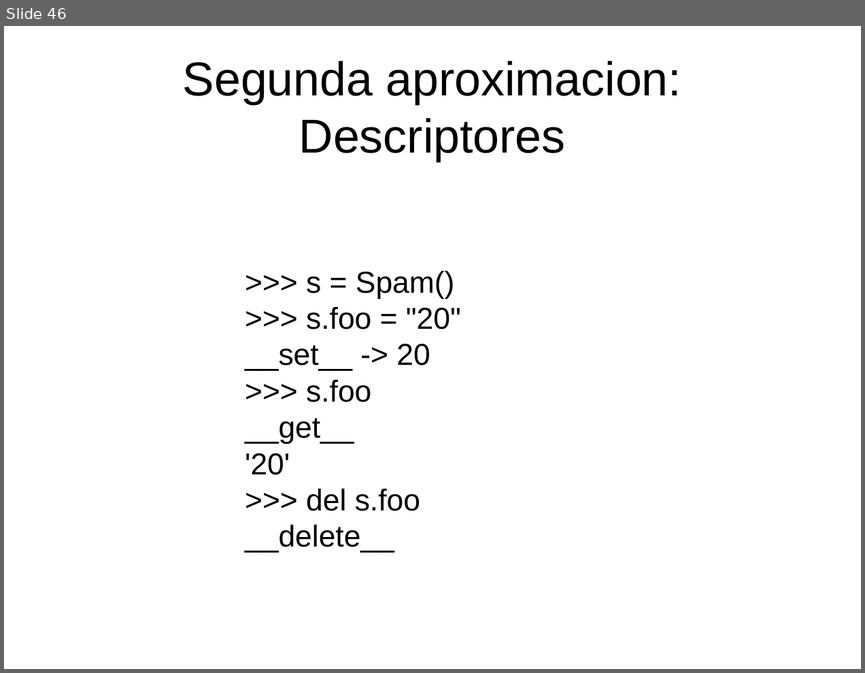
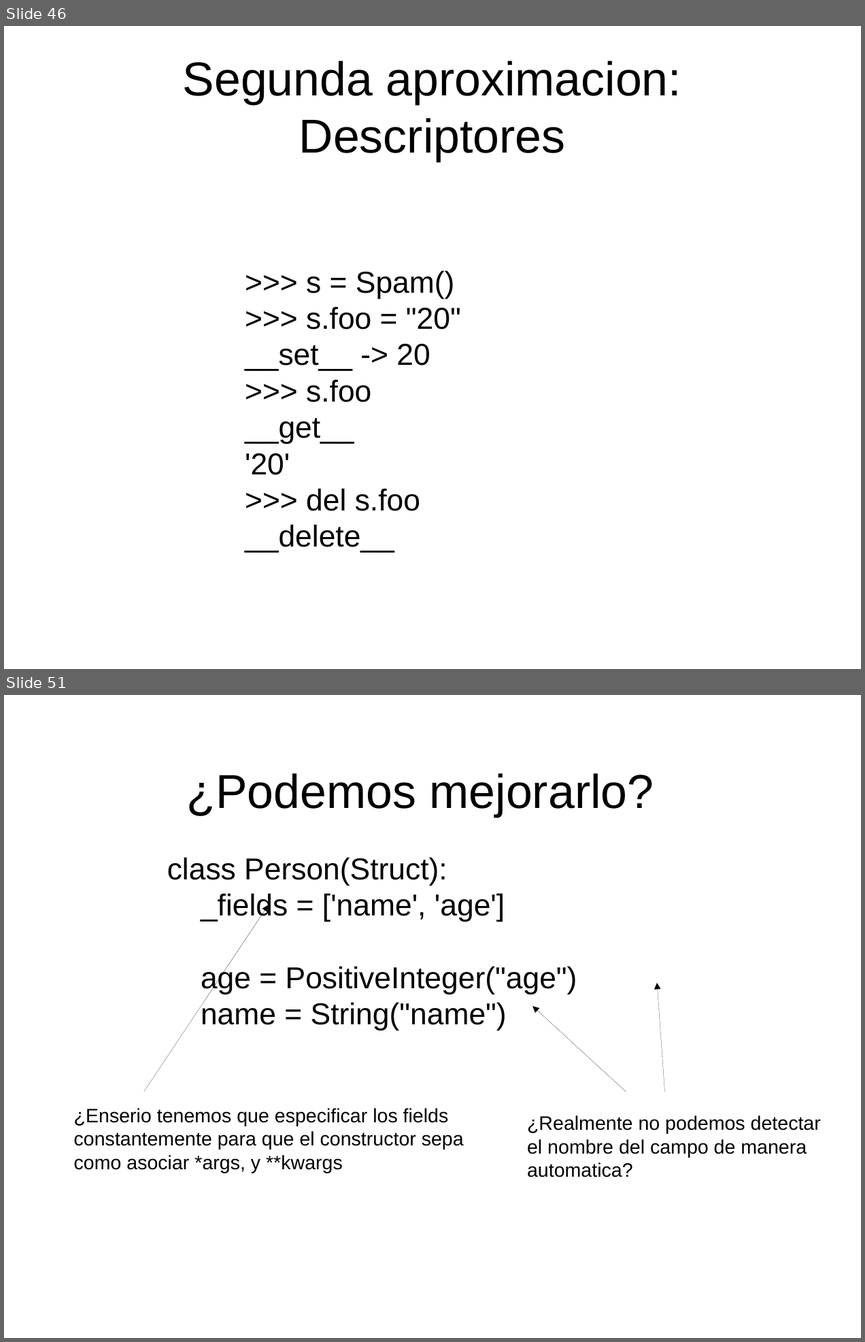
Before and after one commit to niwinz/niwi-slides, a slide deck: meta-py3/slides.odp. Shown one above the other, each under a label of ours: slide 46 before the commit, slides 46 and 51 after it; the slides between them are not shown. The pictures are 865x673 and 865x1342 pixels, drawn with LibreOffice and Linux fonts; fonts in the diff are those of the drawing. Boxes give left, top, right and bottom in pixels: in the first picture for what was removed or moved away, otherwise in the second. Text is boxed around its words. In the diff, an @@ line names an element or a change of style, - is before the commit and + after.

```diff
--- a/meta-py3/slides.odp
+++ b/meta-py3/slides.odp
@@ slide 51 added at [4, 695, 861, 1338], background #FFFFFF @@
@@ title added at [187, 773, 654, 817], 44 pt, text #000000 @@
+¿Podemos mejorarlo?
@@ text added at [167, 857, 577, 1030], 28 pt, text #000000 @@
+class Person(Struct):
+_fields = ['name', 'age']
+age = PositiveInteger("age")
+name = String("name")
@@ arrow added from (144, 1091) to (269, 905), #000000 0 pt @@
@@ arrow added from (665, 1091) to (657, 983), #000000 0 pt @@
@@ arrow added from (626, 1091) to (532, 1006), #000000 0 pt @@
@@ text added at [74, 1108, 464, 1172], 18 pt, text #000000 @@
+¿Enserio tenemos que especificar los fields
+constantemente para que el constructor sepa
+como asociar *args, y **kwargs
@@ text added at [527, 1115, 821, 1177], 18 pt, text #000000 @@
+¿Realmente no podemos detectar
+el nombre del campo de manera
+automatica?
```
Also in this commit, not shown: 2 slides changed, 18 other slides added.
